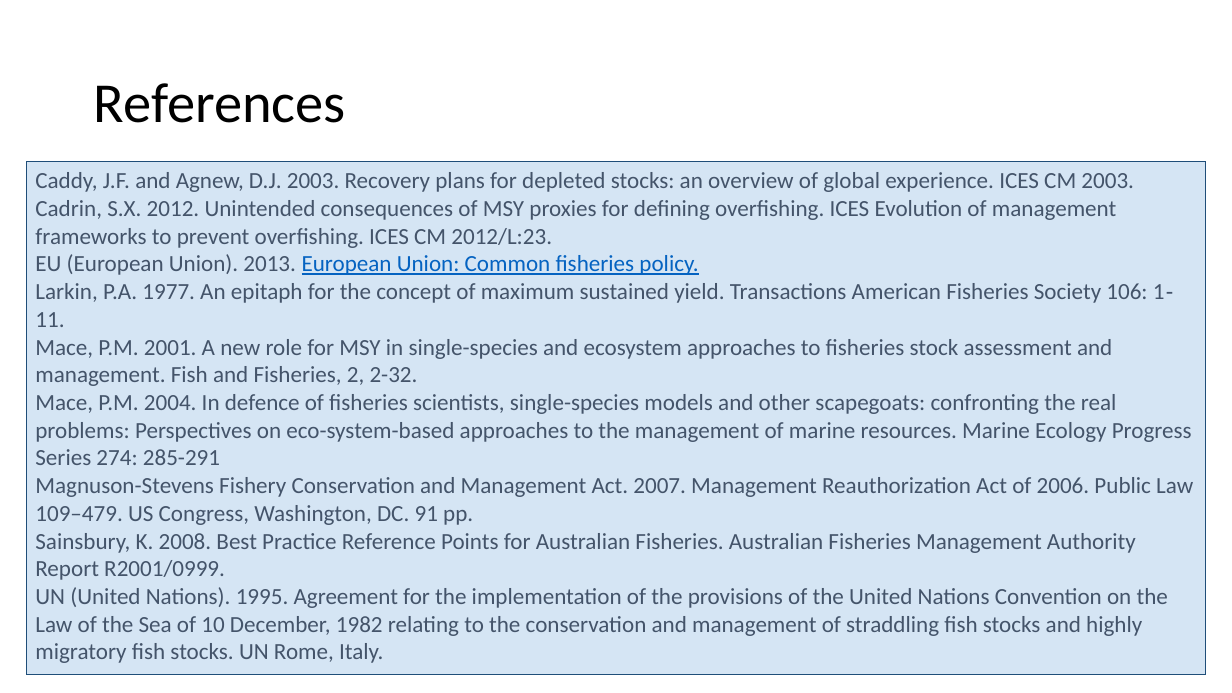
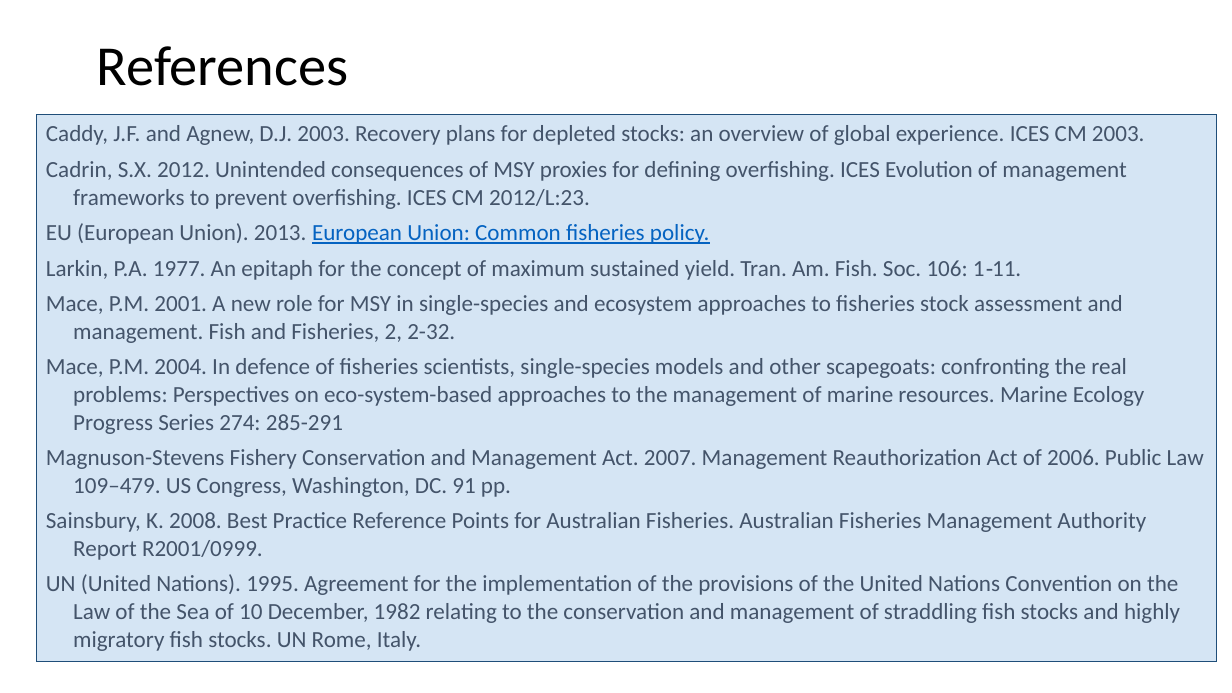
Before and after one commit to TESA-workshops/Ref-Pt-101, a slide deck: slide 34 of RefPt101_221110tb.pptx (slide 35 before the commit). Drawn at 1232x693 pixels with LibreOffice and Linux fonts; fonts in the diff are those of the drawing. Boxes give left, top, right and bottom in pixels: in the first picture for what was removed or moved away, otherwise in the second. Text is boxed around its words. In the diff, an @@ line names an element or a change of style, - is before the commit and + after.

```diff
--- a/RefPt101_221110tb.pptx
+++ b/RefPt101_221110tb.pptx
@@ title "References": place and size @@
-title "References" at box(94, 83, 346, 123)
+title "References" at box(97, 46, 349, 86)
@@ rectangle "Caddy, J.F. and Agnew, D.J. ...": place and size @@
-rectangle "Caddy, J.F. and Agnew, D.J. ..." at box(27, 161, 1206, 674)
+rectangle "Caddy, J.F. and Agnew, D.J. ..." at box(37, 115, 1216, 662)
@@ text in rectangle at box(46, 125, 1204, 651): indent changed; more space between paragraphs @@
@@ text in rectangle at box(46, 260, 1021, 280): text changed @@
-Larkin, P.A. 1977. An epitaph for the concept of maximum sustained yield. Transactions American Fisheries Society 106: 1‐11.
+Larkin, P.A. 1977. An epitaph for the concept of maximum sustained yield. Tran. Am. Fish. Soc. 106: 1‐11.
```
Also in this commit, not shown: 36 other slides changed, 1 slide removed, 1 other file.
